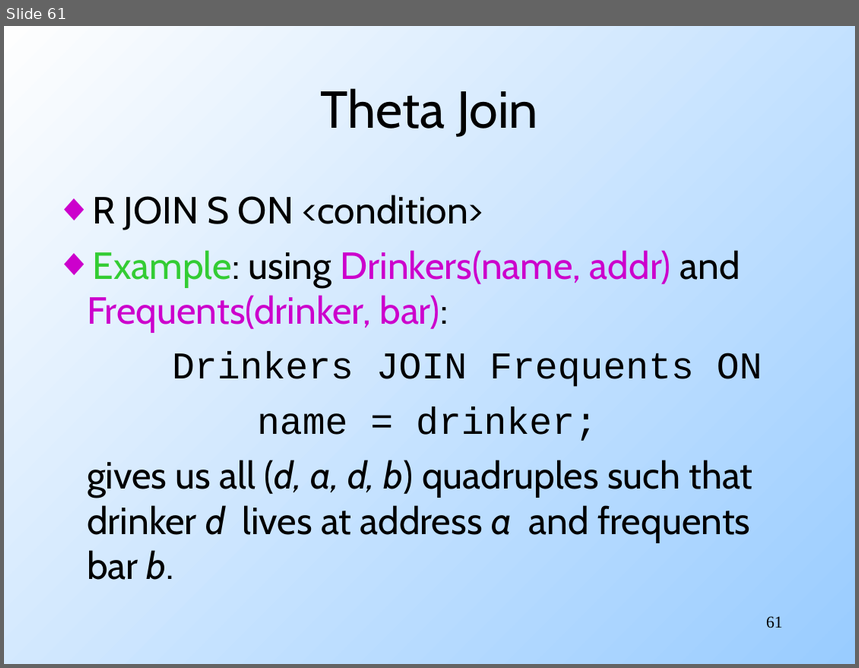
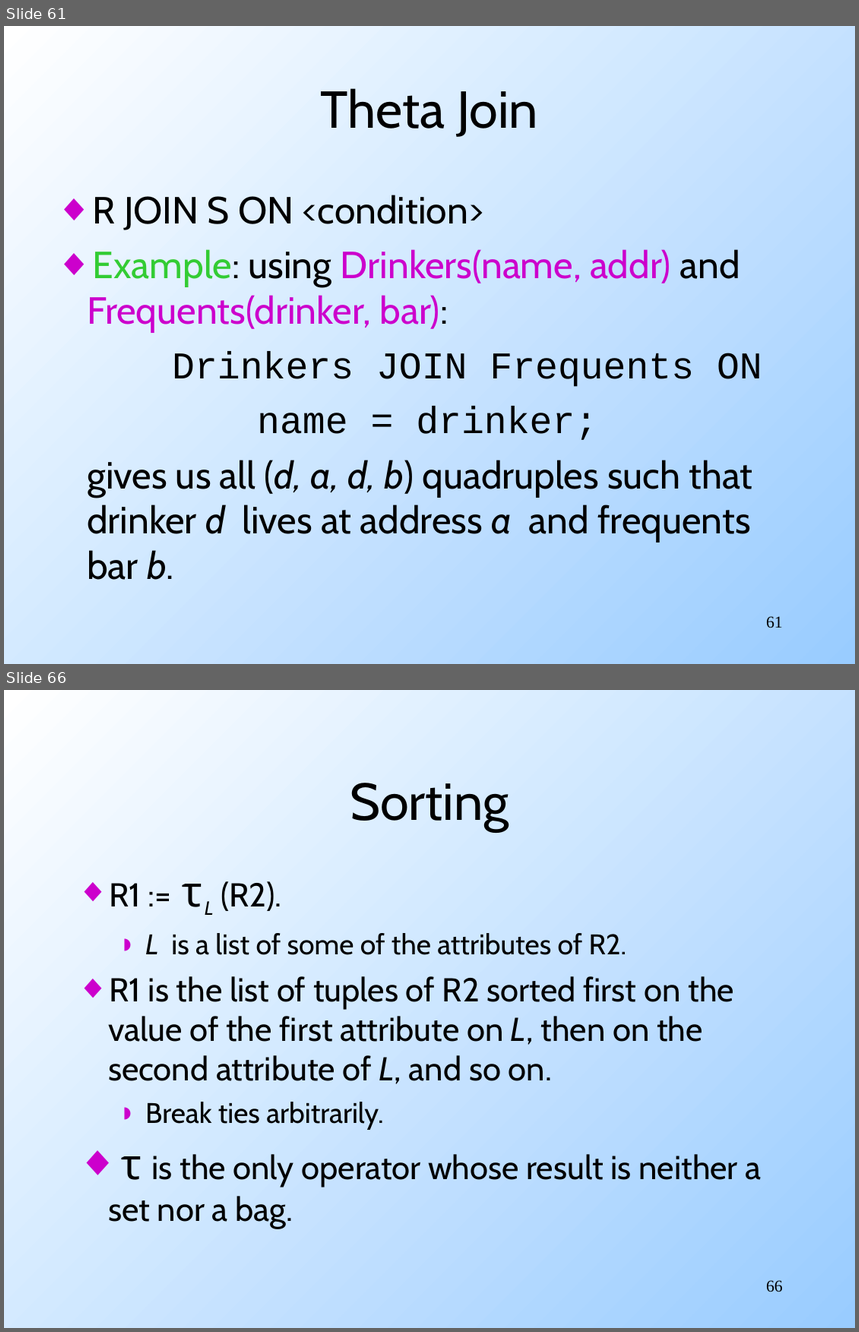
Before and after one commit to mohankgaddam/eas503ubcourse, a slide deck: _downloads/SQL.ppt. Shown one above the other, each under a label of ours: slide 61 before the commit, slides 61 and 66 after it; the slides between them are not shown. The pictures are 859x668 and 859x1332 pixels, drawn with LibreOffice and Linux fonts; fonts in the diff are those of the drawing. Boxes give left, top, right and bottom in pixels: in the first picture for what was removed or moved away, otherwise in the second. Text is boxed around its words. In the diff, an @@ line names an element or a change of style, - is before the commit and + after.

```diff
--- a/_downloads/SQL.ppt
+++ b/_downloads/SQL.ppt
@@ slide 66 added at [4, 690, 855, 1328], background gradient #99CCFF to #FFFFFF @@
@@ title added at [350, 783, 509, 832], 44 pt, text #000000 @@
+Sorting
@@ text added at [108, 882, 762, 1229], 28 pt, text #000000 @@
+◆ R1 := τL (R2).
+  ◗ L is a list of some of the attributes of R2.
+◆ R1 is the list of tuples of R2 sorted first on the value of the first attribute on L, then on the second attribute of L, and so on.
+  ◗ Break ties arbitrarily.
+◆ τ is the only operator whose result is neither a set nor a bag.
@@ page number added at [766, 1281, 783, 1293], 14 pt, text #000000 @@
+66
```
Also in this commit, not shown: 60 other slides changed, 47 other slides added.
